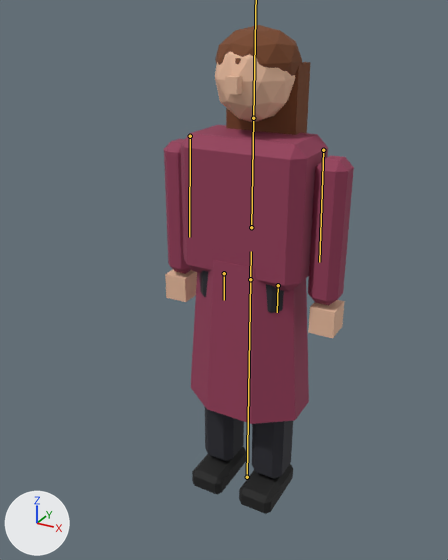
An edit to the glTF model public/assets/ped_coat.glb, drawn before and after from the same camera.
Before and after are seen from a camera (50 mm lens) standing at (0.92, -1.88, 1.84) and looking at (-0.15, 0.06, 0.86). Every picture has the same lights, and +X, +Y and +Z are marked at lower left. The picture after the commit comes second. The bones that bend it are drawn over the model as lines.

The first picture shows 'ped_coat_arm.L', 'ped_coat_arm.R', 'ped_coat_coat', 'ped_coat_hair', 'ped_coat_hairback', 'ped_coat_hand.L', 'ped_coat_hand.R', 'ped_coat_head', 'ped_coat_leg.L', 'ped_coat_leg.R', 'ped_coat_nose', 'ped_coat_pelvis', 'ped_coat_shoe.L', 'ped_coat_shoe.R', 'ped_coat_torso'.
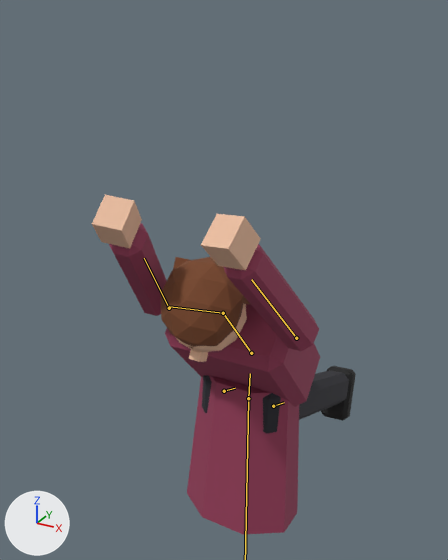
The newer file adds an action. The first version stands in its rest pose; the second is drawn at frame 6 of the action 'Cower'.

Location of each change, (x1, y1, x2, y2) in pixels of the pictures (448 x 560 px):
'ped_coat_coat', posed: before (191, 260, 309, 424); after (187, 376, 299, 535)
'ped_coat_torso', posed: before (180, 125, 328, 292); after (165, 304, 320, 407)
'ped_coat_arm.L', posed (106% wider, 28% shorter): before (308, 156, 354, 306); after (223, 244, 319, 351)
'ped_coat_hair', posed: before (215, 25, 302, 76); after (161, 257, 243, 348)
'ped_coat_arm.R', posed: before (164, 139, 192, 274); after (109, 223, 167, 316)
'ped_coat_head', posed: before (215, 51, 295, 122); after (176, 303, 247, 352)
'ped_coat_leg.L', posed: before (252, 421, 293, 479); after (299, 370, 349, 420)
'ped_coat_hand.L', posed: before (308, 300, 345, 338); after (201, 214, 261, 270)
'ped_coat_hand.R', posed: before (165, 270, 197, 302); after (92, 195, 142, 248)
'ped_coat_hairback', posed (mostly hidden afterwards): before (226, 62, 310, 135); after (173, 257, 251, 305)
'ped_coat_shoe.L', posed: before (239, 464, 293, 514); after (321, 366, 356, 421)
'ped_coat_nose', posed: before (225, 75, 242, 94); after (189, 349, 208, 362)
bone 'hips', root to tip: before (250, 279) to (251, 251); after (248, 398) to (250, 373)
bone 'chest', root to tip: before (251, 227) to (253, 118); after (251, 353) to (223, 313)
bone 'arm.L', root to tip: before (323, 150) to (319, 262); after (296, 338) to (251, 279)
bone 'arm.R', root to tip: before (190, 136) to (189, 237); after (169, 308) to (144, 258)
bone 'leg.L', root to tip: before (278, 285) to (277, 312); after (273, 406) to (284, 402)
bone 'leg.R', root to tip: before (224, 273) to (224, 300); after (224, 391) to (235, 388)

The edits, one by one:
Bone 'root' (bone_root) moves from (0.0, 0.0, 0.0) to (0.0, -0.52, 0.0).
Bone 'hips' (bone_hips) turns from (0, 0, 0) to (-6, 0, 0) degrees about its own x, y and z.
Bone 'chest' (bone_chest) turns from (0, 0, 0) to (47, 2, 0) degrees about its own x, y and z.
Bone 'arm.L' (bone_arm_l) turns from (0, 0, 0) to (178, 0, -8) degrees about its own x, y and z.
Bone 'arm.R' (bone_arm_r) turns from (0, 0, 0) to (178, 0, 8) degrees about its own x, y and z.
Bone 'head' (bone_head) turns from (0, 0, 0) to (22, 0, 0) degrees about its own x, y and z.
Bone 'leg.L' (bone_leg_l) turns from (0, 0, 0) to (72, 0, -4) degrees about its own x, y and z.
Bone 'leg.R' (bone_leg_r) turns from (0, 0, 0) to (72, 0, 4) degrees about its own x, y and z.
